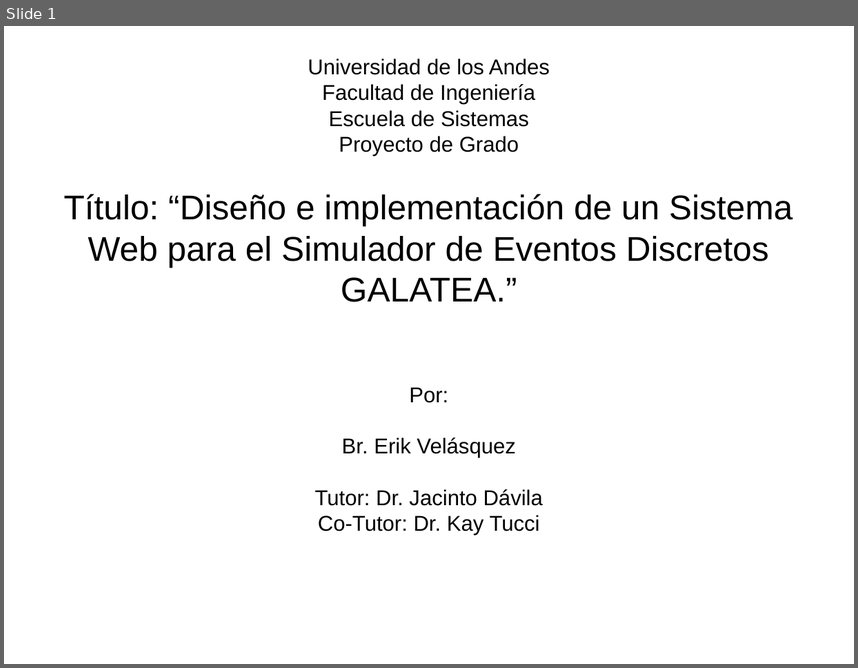
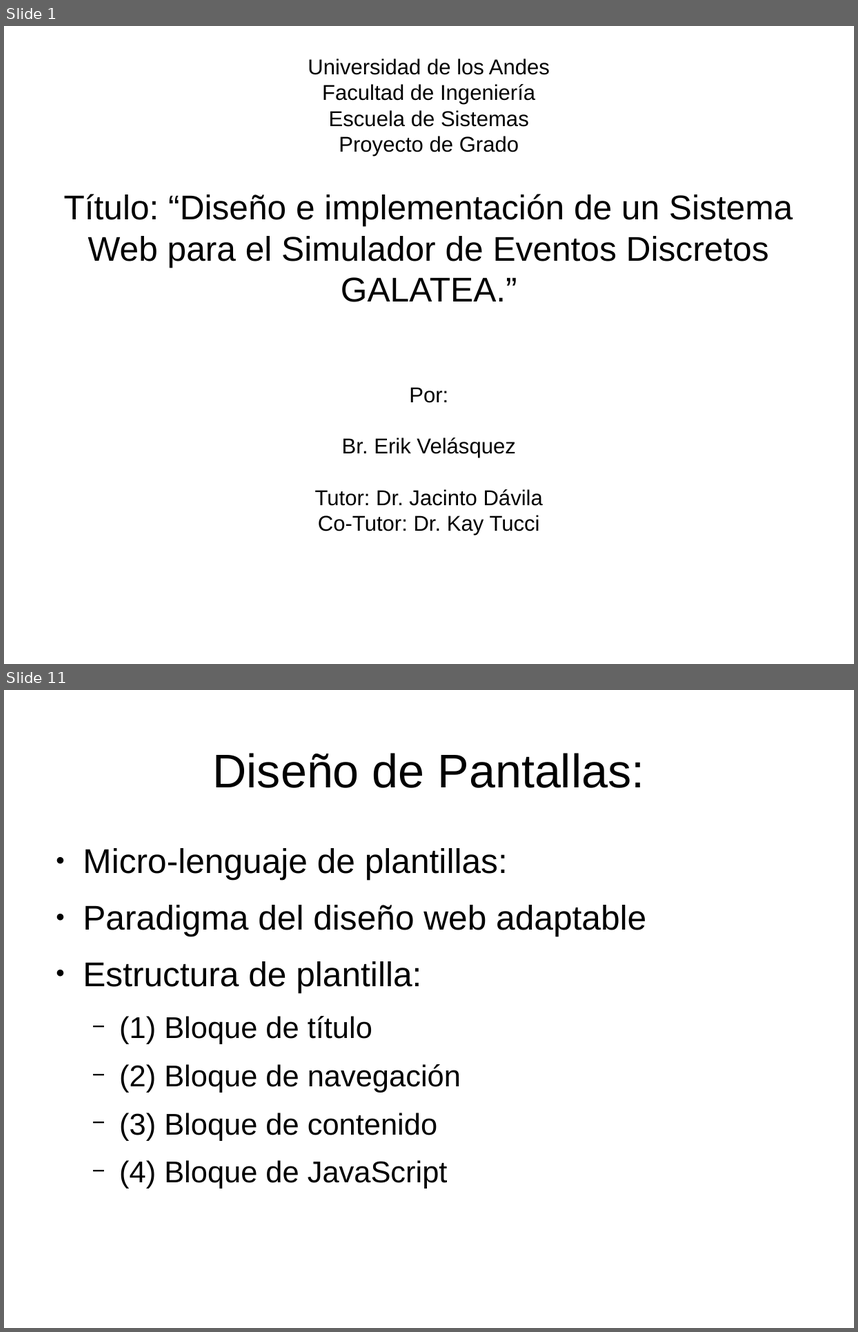
Before and after one commit to velasquezerik/tesis-doc, a slide deck: Presentacion/Presentacion Tesis.odp. Shown one above the other, each under a label of ours: slide 1 before the commit, slides 1 and 11 after it; the slides between them are not shown. The pictures are 858x668 and 858x1332 pixels, drawn with LibreOffice and Linux fonts; fonts in the diff are those of the drawing. Boxes give left, top, right and bottom in pixels: in the first picture for what was removed or moved away, otherwise in the second. Text is boxed around its words. In the diff, an @@ line names an element or a change of style, - is before the commit and + after.

```diff
--- a/Presentacion/Presentacion Tesis.odp
+++ b/Presentacion/Presentacion Tesis.odp
@@ slide 11 added at [4,690,854,1328], background #FFFFFF @@
@@ title added at [212,753,645,788], 44 pt, text #000000 @@
+Diseño de Pantallas:
@@ text added at [83,848,646,1188], 32 pt, text #000000 @@
+● Micro-lenguaje de plantillas:
+● Paradigma del diseño web adaptable
+● Estructura de plantilla:
+  − (1) Bloque de título
+  − (2) Bloque de navegación
+  − (3) Bloque de contenido
+  − (4) Bloque de JavaScript
```
Also in this commit, not shown: 17 other slides added, 7 other files.
